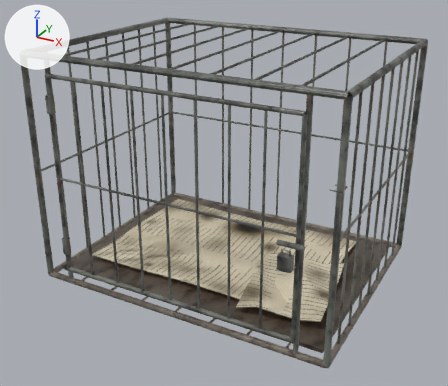
A saved change to the glTF model examples/game-hanoi-city/assets/hq/people/long_cho.glb.
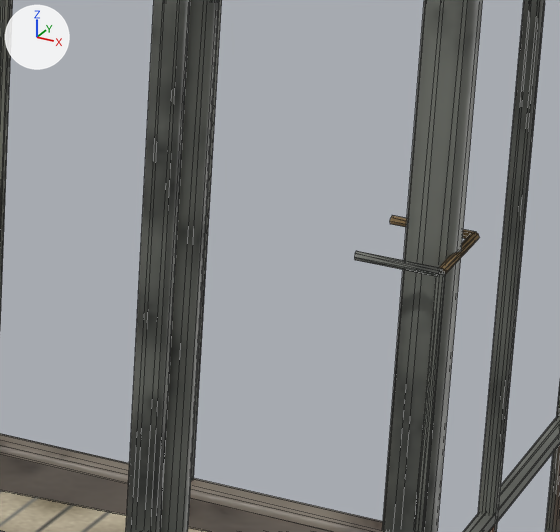
The first picture shows the older version from a 50 mm lens placed at (0.807, -1.52, 0.992), pointed at (0.002, -0.056, 0.26). The close-ups show the older and then the newer version on the part from 62% to 80% of the width and 40% to 60% of the height of that picture. Only the edits that show in the close-ups are written down. The axes (+X, +Y, +Z) are drawn at upper left. The lights are the same throughout. The close-ups show mesh edges as thin lines. Where no turn or scale is listed for an object, it has been applied to the vertices. Vertices at exactly the same position are counted once.

The older version as bpy lines, for what is in view:
```python
me_back_middle = bpy.data.meshes.new('back_middle')
me_back_middle.from_pydata(...)  # 1044 vertices, 1348 faces; spans x -0.45..0.451, y -0.361..0.35, z 0.0..0.682
me_back_middle.materials.append(mat_cage_shared_atlas)
me_door_bottom = bpy.data.meshes.new('door_bottom')
me_door_bottom.from_pydata(...)  # 252 vertices, 316 faces; spans x -0.361..0.375, y -0.383..-0.344, z 0.05..0.632
me_door_bottom.materials.append(mat_cage_shared_atlas)
ob_cage_door = bpy.data.objects.new('cage_door', me_door_bottom)
ob_cage_door.location = (0.0, 0.0, 0.0)
ob_cage_fixed = bpy.data.objects.new('cage_fixed', me_back_middle)
ob_cage_fixed.location = (0.0, 0.0, 0.0)
```
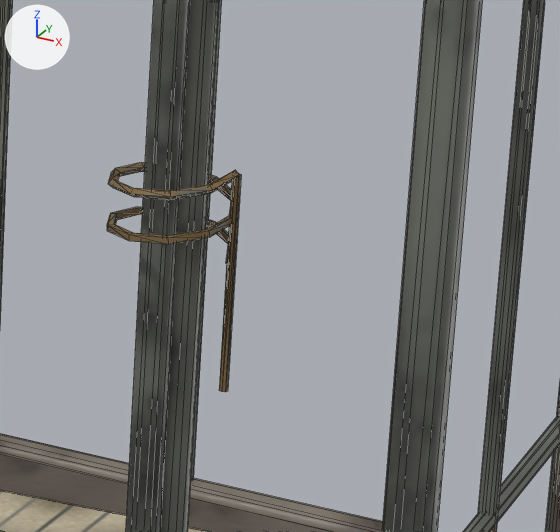
What the commit changed:
me_back_middle is used by ob_cage_fixed; location (0.0, 0.0, 0.0).
me_back_middle had 1044 vertices, 1348 faces and spanned x -0.45..0.451, y -0.361..0.35, z 0.0..0.682.
me_back_middle now has 1088 vertices, 1464 faces and spans x -0.45..0.45, y -0.366..0.35, z 0.0..0.682.
me_back_middle part 1: a new loose piece of 84 vertices spanning x 0.336..0.379, y -0.366..-0.325, z 0.454..0.486, in mat_cage_shared_atlas.
Part 2, on me_back_middle:
42 vertices are removed from x 0.422..0.451, y -0.359..-0.325, z 0.381..0.472.
54 faces are deleted.
14 vertices move from x 0.422..0.449, y -0.326..-0.323, z 0.469..0.472 to x 0.376..0.38, y -0.347..-0.344, z 0.411..0.485.
2 vertices are added at (0.378, -0.344, 0.485), (0.378, -0.347, 0.485).
6 new faces join them.
me_back_middle part 3: 62 kept faces spanning x -0.366..0.38, y -0.361..-0.339, z 0.107..0.575 get new texture (UV) coordinates.

Boxes (x1, y1, x2, y2) around the edits, measured in the close-ups (560 x 532 px):
part 1 of me_back_middle, added (brown)
    after: (107, 162, 239, 264)
part 2 of me_back_middle, cut back
    before: (354, 215, 479, 532)
    after: (219, 174, 241, 392)
part 3 of me_back_middle, surface changed
    before: (390, 216, 468, 239)
    after: (219, 186, 241, 392)
